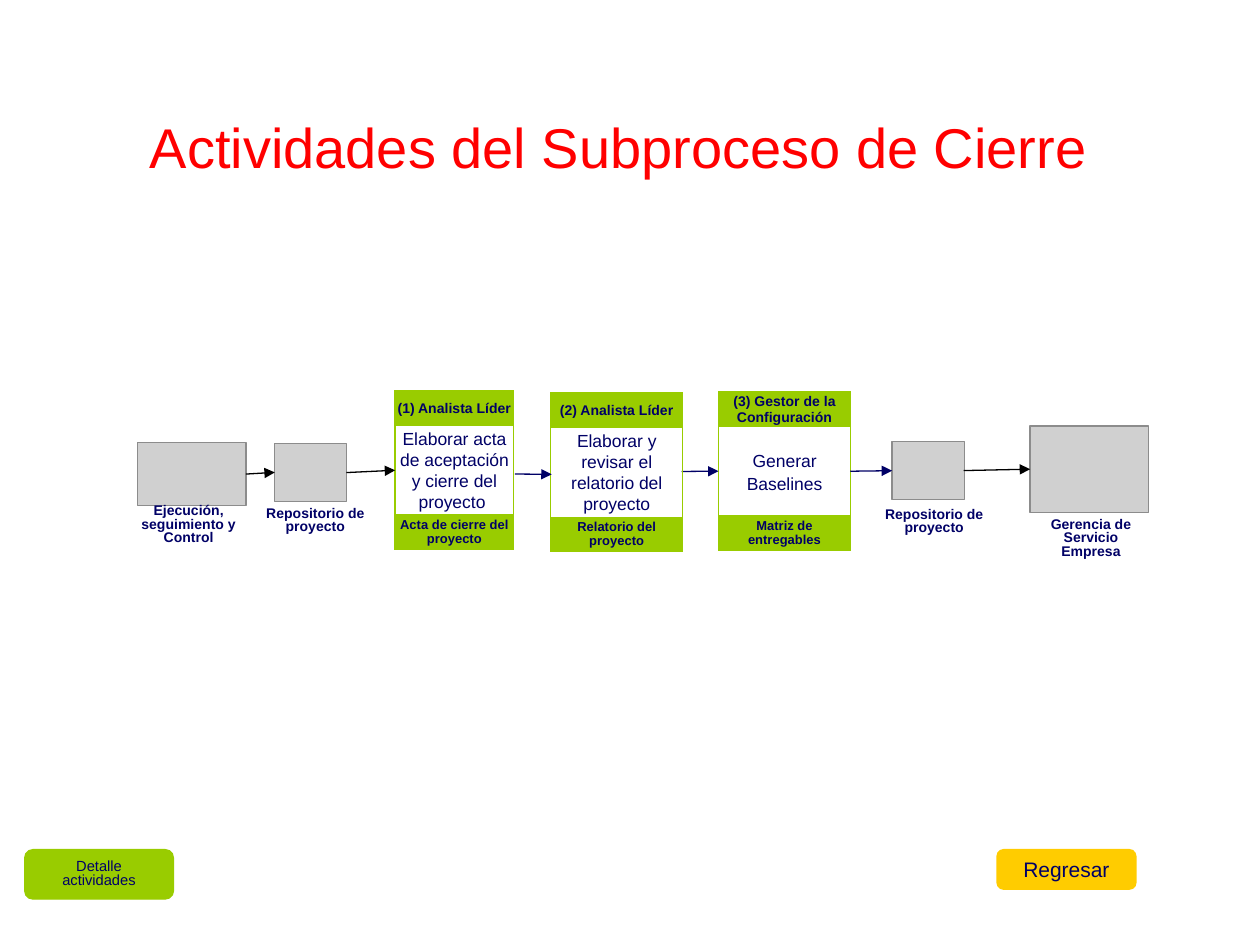
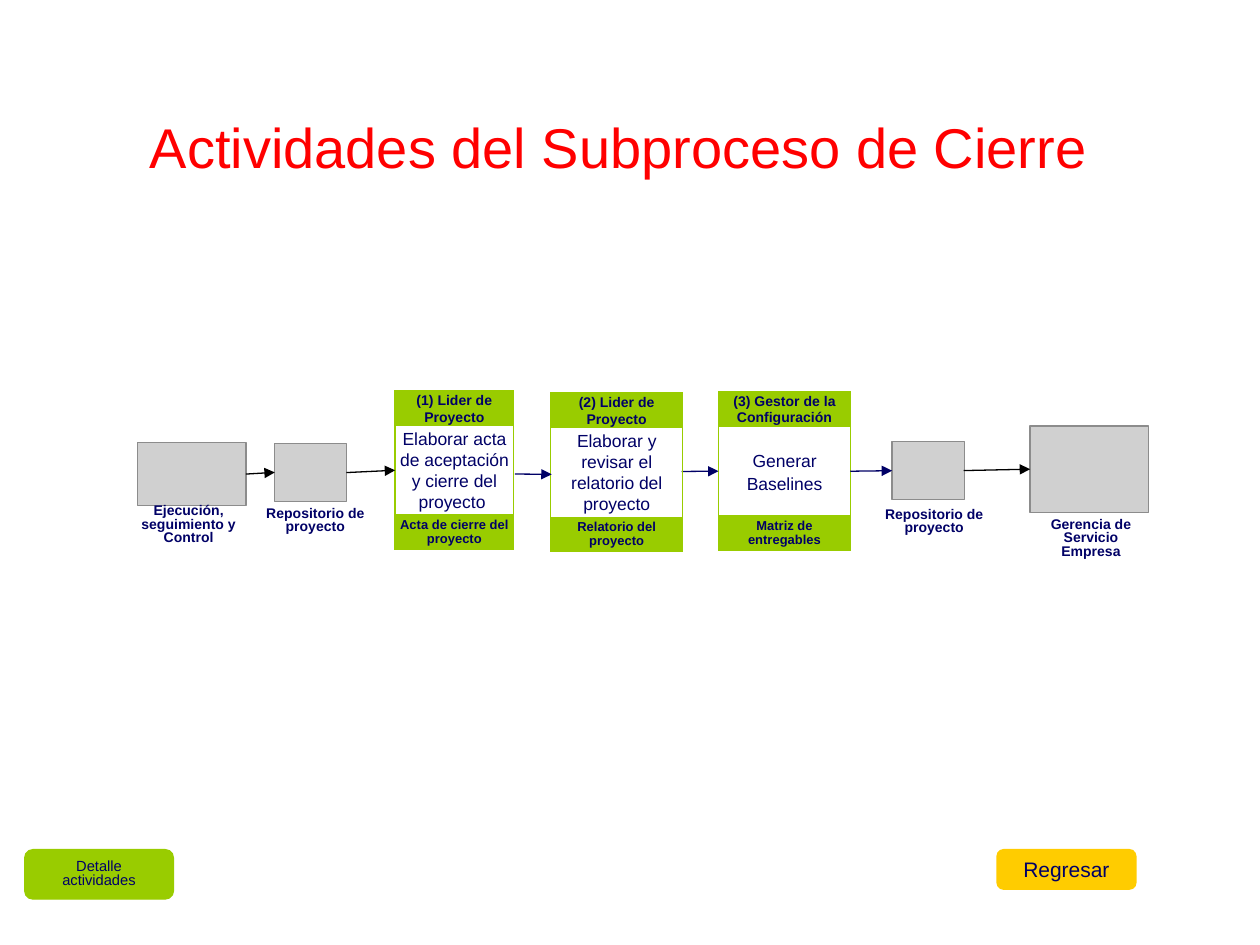
Before and after one commit to cjbensan/sistema-facturacion-inventario, a slide deck: slide 28 of CMMI-Nivel-2/PP-PMC/PGPRO_0.1_2015.ppt. Drawn at 1260x945 pixels with LibreOffice and Linux fonts; fonts in the diff are those of the drawing; grey boxes stand for pictures; background and template pictures are left out. Boxes give left, top, right and bottom in pixels: in the first picture for what was removed or moved away, otherwise in the second. Text is boxed around its words. In the diff, an @@ line names an element or a change of style, - is before the commit and + after.

```diff
--- a/CMMI-Nivel-2/PP-PMC/PGPRO_0.1_2015.ppt
+++ b/CMMI-Nivel-2/PP-PMC/PGPRO_0.1_2015.ppt
@@ text in rectangle at <box>416,395,492,425</box>: text changed @@
-(1) Analista Líder
+(1) Lider de Proyecto
@@ text in rectangle at <box>579,397,654,427</box>: text changed @@
-(2) Analista Líder
+(2) Lider de Proyecto
```
Also in this commit, not shown: 18 other slides changed, 1 slide added, 1 slide removed.
